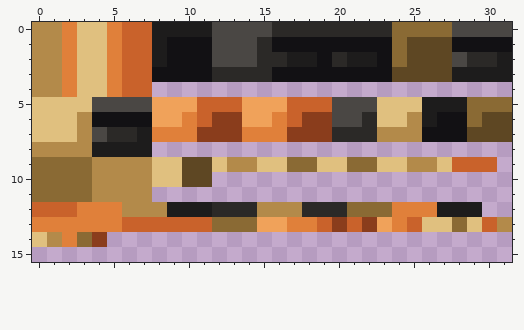
A pixel-art file gets an edit: art-source/aseprite/model_link_tool.aseprite. Above: the version before the commit.
32x32 pixels, 1 frame. Shown: x 0..31, y 0..15.
The result:
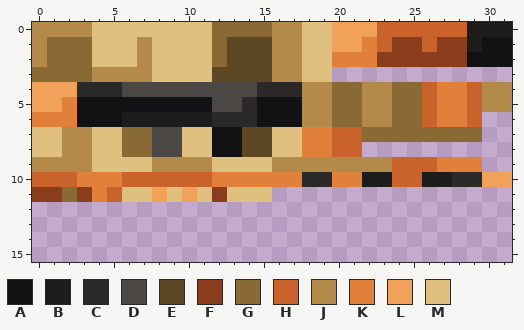
Palette (. is transparent): A #121114  B #1d1c1c  C #2b2927  D #4a4744  E #5e4723  F #8a3d1c  G #8a6a34  H #c9622b  J #b38a4a  K #e0803a  L #f0a25a  M #e0c07f
The author wrote: taper the link tool needle to a lit point and hold the awl from its foot
From old to new:
Changed rows in their new state; - is an unchanged pixel.
first column x 0:
 0 --JJ-MMMMMMMGGGGJJMMLLLHHHHHHBBB
 1 -GGG-MMJMMMMGEEEJJMMLLKHFFHFFB--
 2 -GGG-MMJMMMMGEEEJJMMKKKFFFFFFAAA
 3 GGGGJJJJMMMMEEEEJJMM............
 4 LLLCCCDDDDDDDDDCCCJJGGJJGGHKKHJJ
 5 LLKAAAAAAAAADDCAAAJJGGJJGGHKKHJJ
 6 KKKA--BBBBBBCCCAAAJJGGJJGGHKKH..
 7 --J-MMGGDDMMAAEEMMKKHHGGGGGGGG..
 8 MM--MMGGDDMMAAEEMMKKHH----------
 9 JJJJMMMMJJJJ-MM-JJJJJJJJHHHKKK.-
10 HHHKKKHHHHHHKKKKKKCCKKBBHHBBCCLL
11 FF-FKHMMLMLMFMMM----------------
12 ..............................--
13 ................................
14 .....---------------------------
Where, in picture pixels (left, top, right, bottom), the same in both pictures:
changed: (32, 22, 512, 247)
